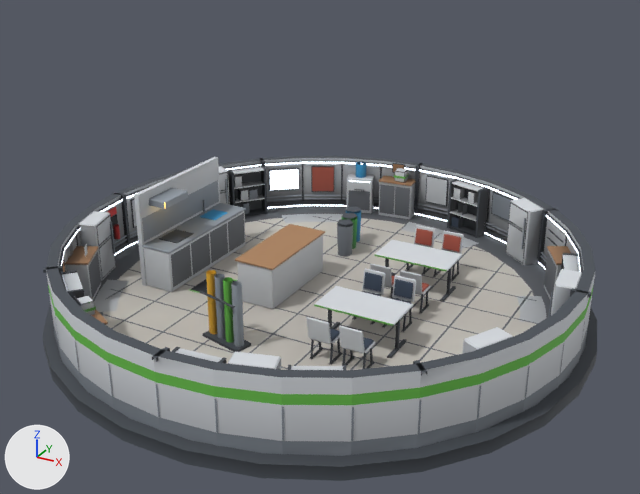
What one commit did to the glTF model assets/models/kitchen_s_far.glb.
Camera for both pictures: a camera (50 mm lens) standing at (7.56, -13.77, 8.06) and looking at (0.22, -0.42, 1.38). Lighting does not change. The marker at lower left points along +X, +Y and +Z. The first picture is the older version.

The scene before the commit, as lines of its bpy script (objects in view):
```python
me_base = bpy.data.meshes.new('Base')
me_base.from_pydata(...)  # 3057 vertices, 3178 faces; spans x -5.27..5.27, y -5.27..5.27, z -0.2..1.4
# faces by material slot: [3046, 132]
me_base.materials.append(mat_palette_001)
me_base.materials.append(mat_lightstrip_001)
me_interior = bpy.data.meshes.new('Interior')
me_interior.from_pydata(...)  # 1531 vertices, 1460 faces; spans x -4.37..4.39, y -4.35..4.39, z 0.14..2.09
# faces by material slot: [1458, 2]
me_interior.materials.append(mat_palette_001)
me_interior.materials.append(mat_window_001)
ob_base = bpy.data.objects.new('Base', me_base)
ob_base.location = (0.0, 0.0, 0.0)
ob_interior = bpy.data.objects.new('Interior', me_interior)
ob_interior.location = (0.0, 0.0, 0.0)
```
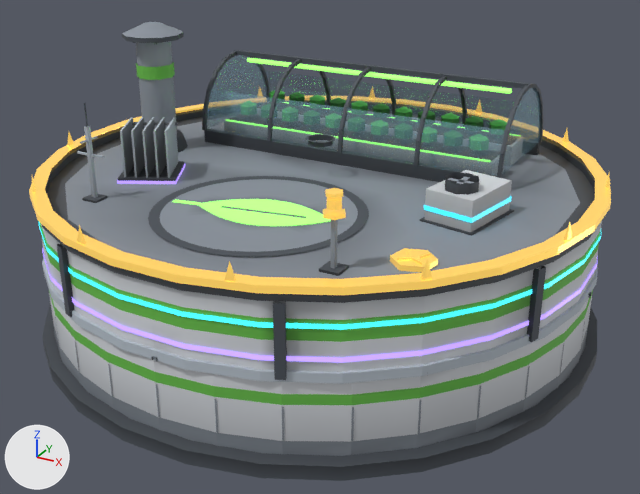
What changed in the scene script:
```text
Add mat_neon_001:
    mat_neon_001 = bpy.data.materials.new('Neon.001')
    # nodes: BsdfPrincipled, Mix, OutputMaterial, VertexColor
    # colours: green #90ff67, green #6abf4b, mixed with the vertex colours
Add mat_glass_001:
    mat_glass_001 = bpy.data.materials.new('Glass.001')
    # nodes: BsdfPrincipled, Math, Mix, OutputMaterial, VertexColor
    # colours: cyan #9fd4ea, mixed with the vertex colours
Add mat_l5gold_001:
    mat_l5gold_001 = bpy.data.materials.new('L5Gold.001')
    # nodes: BsdfPrincipled, Mix, OutputMaterial, VertexColor
    # colours: orange #cba650, orange #ffd166, mixed with the vertex colours
Add mat_l4band_001:
    mat_l4band_001 = bpy.data.materials.new('L4Band.001')
    # nodes: BsdfPrincipled, Mix, OutputMaterial, VertexColor
    # colours: purple #aa8eff, purple #a78bfa, mixed with the vertex colours
Add mat_l3band_001:
    mat_l3band_001 = bpy.data.materials.new('L3Band.001')
    # nodes: BsdfPrincipled, Mix, OutputMaterial, VertexColor
    # colours: cyan #3ee0ff, mixed with the vertex colours
Add me_roof:
    me_roof.from_pydata(...)  # 2071 vertices, 2535 faces; spans x -5.09..5.09, y -5.09..5.09, z 1.38..5.14
    # faces by material slot: [28, 201, 2306]
    me_roof.materials.append(mat_glass_001)
    me_roof.materials.append(mat_neon_001)
    me_roof.materials.append(mat_palette_001)
Add me_l5_001:
    me_l5_001.from_pydata(...)  # 225 vertices, 266 faces; spans x -5.15..5.15, y -5.15..5.15, z 2.54..3.82
    # faces by material slot: [248, 18]
    me_l5_001.materials.append(mat_l5gold_001)
    me_l5_001.materials.append(mat_palette_001)
Add me_l4_001:
    me_l4_001.from_pydata(...)  # 120 vertices, 130 faces; spans x -5.07..5.07, y -5.07..5.07, z 1.66..3.59
    # faces by material slot: [64, 66]
    me_l4_001.materials.append(mat_l4band_001)
    me_l4_001.materials.append(mat_palette_001)
Add me_l3_001:
    me_l3_001.from_pydata(...)  # 151 vertices, 156 faces; spans x -5.07..5.07, y -5.07..5.07, z 2.18..3.35
    # faces by material slot: [64, 92]
    me_l3_001.materials.append(mat_l3band_001)
    me_l3_001.materials.append(mat_palette_001)
Add me_l2_001:
    me_l2_001.from_pydata(...)  # 124 vertices, 150 faces; spans x -5.1..5.1, y -5.1..5.1, z 1.34..4.32
    me_l2_001.materials.append(mat_palette_001)
Add ob_roof:
    ob_roof = bpy.data.objects.new('Roof', me_roof)
    ob_roof.location = (0.0, 0.0, 0.0)
Add ob_l5:
    ob_l5 = bpy.data.objects.new('L5', me_l5_001)
    ob_l5.location = (0.0, 0.0, 0.0)
Add ob_l4:
    ob_l4 = bpy.data.objects.new('L4', me_l4_001)
    ob_l4.location = (0.0, 0.0, 0.0)
Add ob_l3:
    ob_l3 = bpy.data.objects.new('L3', me_l3_001)
    ob_l3.location = (0.0, 0.0, 0.0)
Add ob_l2:
    ob_l2 = bpy.data.objects.new('L2', me_l2_001)
    ob_l2.location = (0.0, 0.0, 0.0)
```

Location of each change, (x1, y1, x2, y2) in pixels of the pictures (640 x 494 px):
'Roof', added
    after: (40, 22, 605, 380)
    faces in mat_palette_001: (40, 22, 605, 380)
    faces in mat_neon_001: (172, 58, 521, 226)
'L5', added
    after: (29, 86, 611, 295)
    faces in mat_l5gold_001: (29, 86, 611, 295)
    faces in mat_palette_001: (319, 220, 349, 276)
'L3', added
    after: (38, 134, 601, 330)
    faces in mat_palette_001: (306, 134, 514, 236)
    faces in mat_l3band_001: (38, 196, 601, 330)
'L2', added
    after: (42, 103, 598, 384)
'L4', added
    after: (42, 117, 597, 363)
    faces in mat_palette_001: (118, 117, 184, 181)
    faces in mat_l4band_001: (42, 163, 597, 363)
